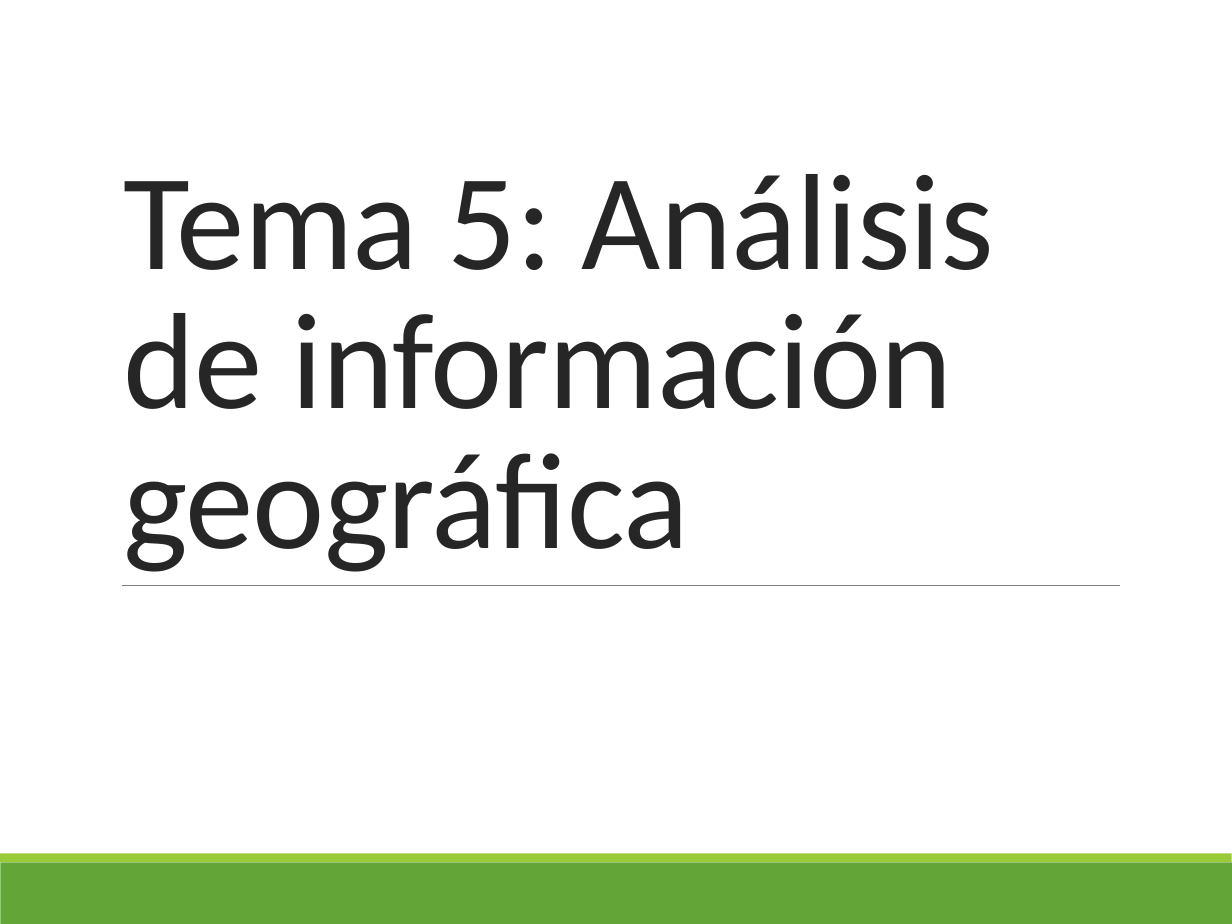
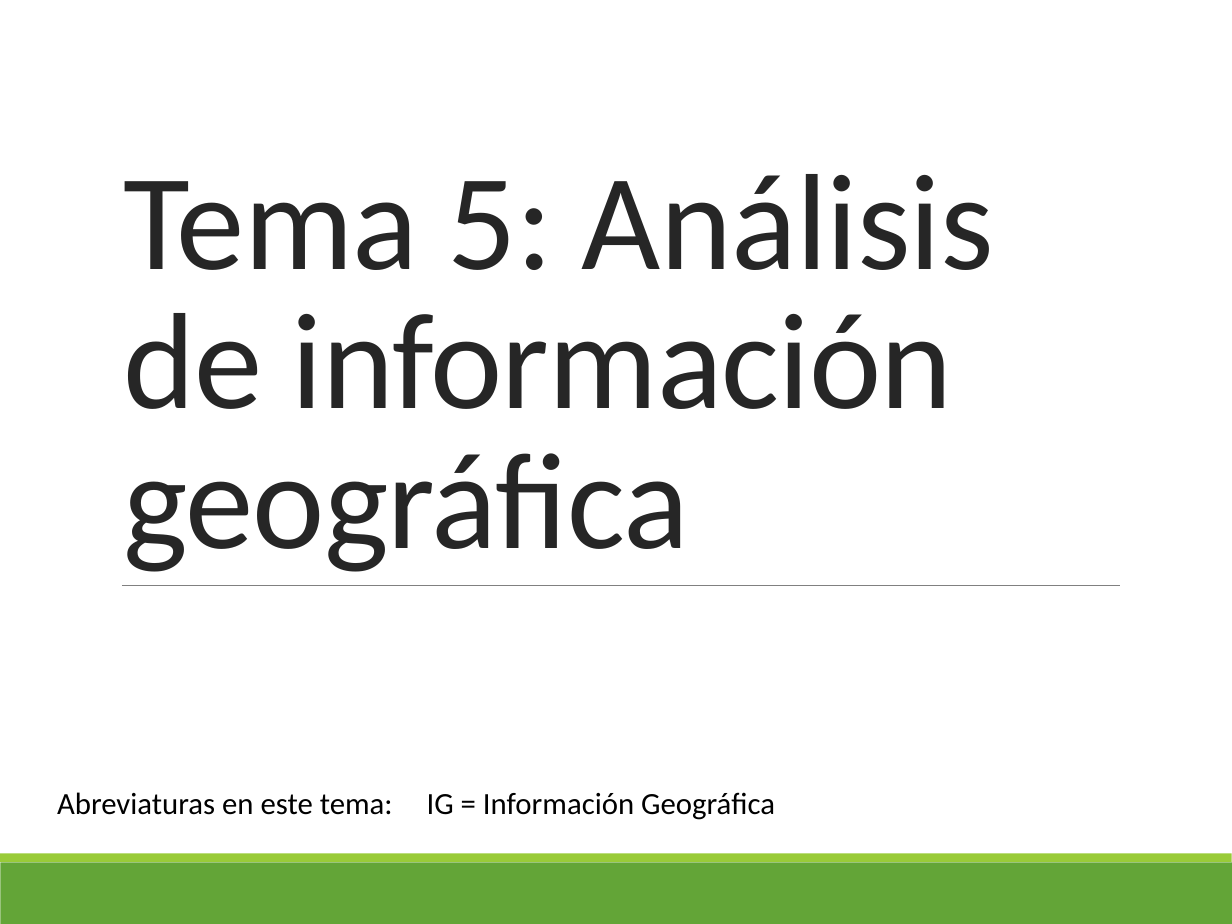
Before and after one commit to alonso-bh/SIG, a slide deck: slide 1 of T5/Tema 5.pptx. Drawn at 1232x924 pixels with LibreOffice and Linux fonts; fonts in the diff are those of the drawing. Boxes give left, top, right and bottom in pixels: in the first picture for what was removed or moved away, otherwise in the second. Text is boxed around its words. In the diff, an @@ line names an element or a change of style, - is before the commit and + after.

```diff
--- a/T5/Tema 5.pptx
+++ b/T5/Tema 5.pptx
@@ text added at <box>57,792,775,820</box>, 18 pt, text #000000 @@
+Abreviaturas en este tema: IG = Información Geográfica
```
Also in this commit, not shown: 6 other slides changed, 21 slides added, 36 other files.
